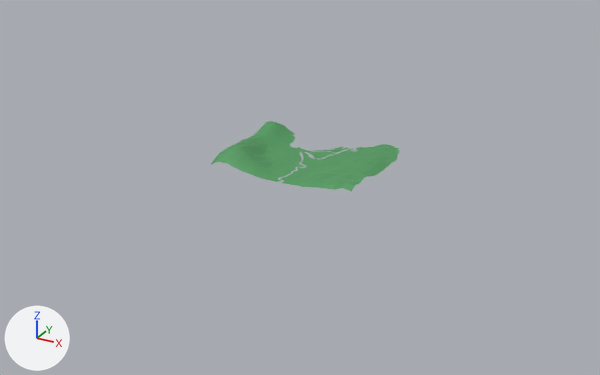
An edit to the Blender file level_select/world_map.blend, drawn before and after from the same camera.
Camera for both pictures: a 50 mm lens placed at (1548.0, -3029.0, 1338.0), pointed at (-57.0, -112.0, -121.0). Arrows for +X, +Y and +Z are at lower left; the lights stay in place. The first picture is the older version.
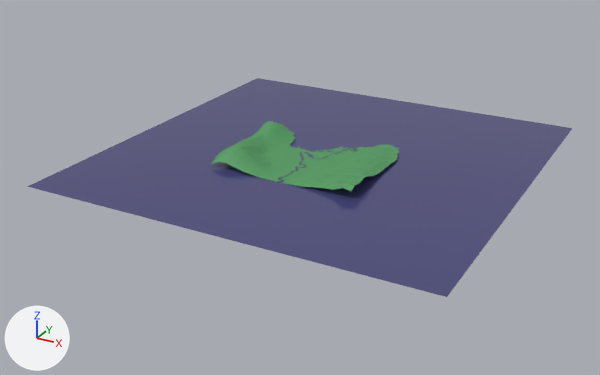
Changed parts and their boxes (x1, y1, x2, y2) in the pictures (600 x 375 px):
'Plane.004', shown (dark blue)
    after: (27, 78, 572, 297)

Edits to the bpy script that builds the scene:
```text
Change mat_ocean:
    mat_ocean.base_color: (0.424, 0.364, 0.8) -> (0.0612, 0.0595, 0.191)  # blue #aea3e7 -> dark blue #464579
Change ob_plane_004:
    ob_plane_004.location: (0.0, 0.0, -5.0) -> (0.0, 0.0, 5.0)
    remove ob_plane_004.hide_set(True)
```
